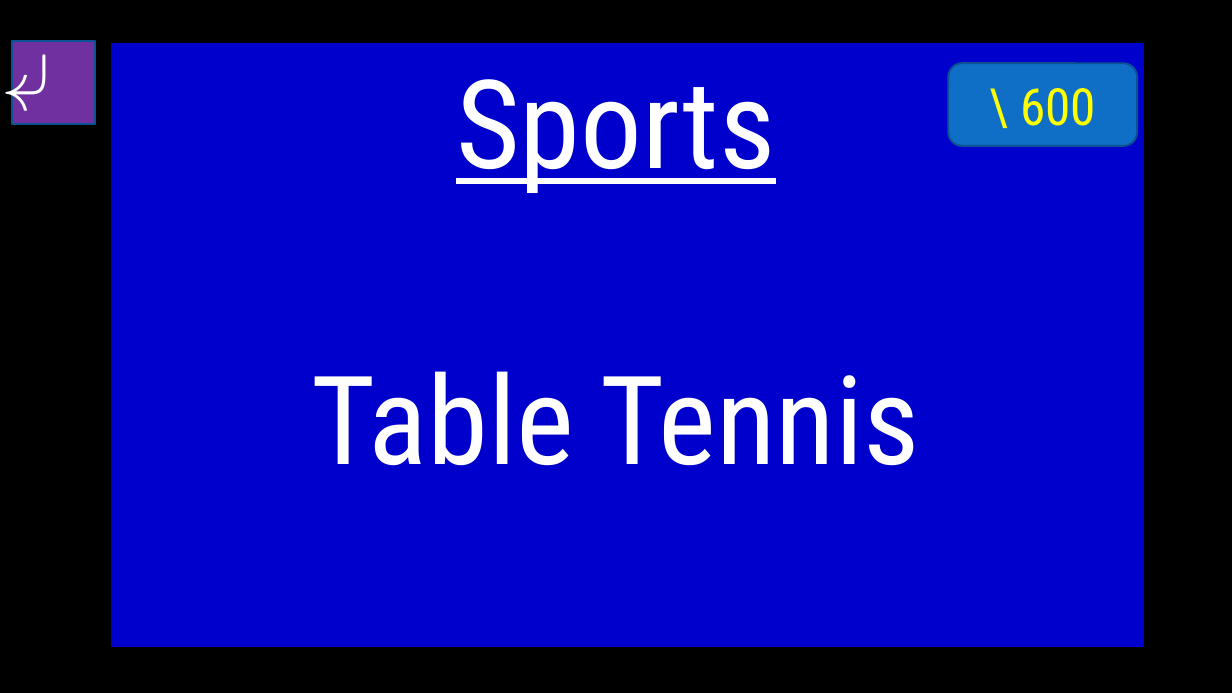
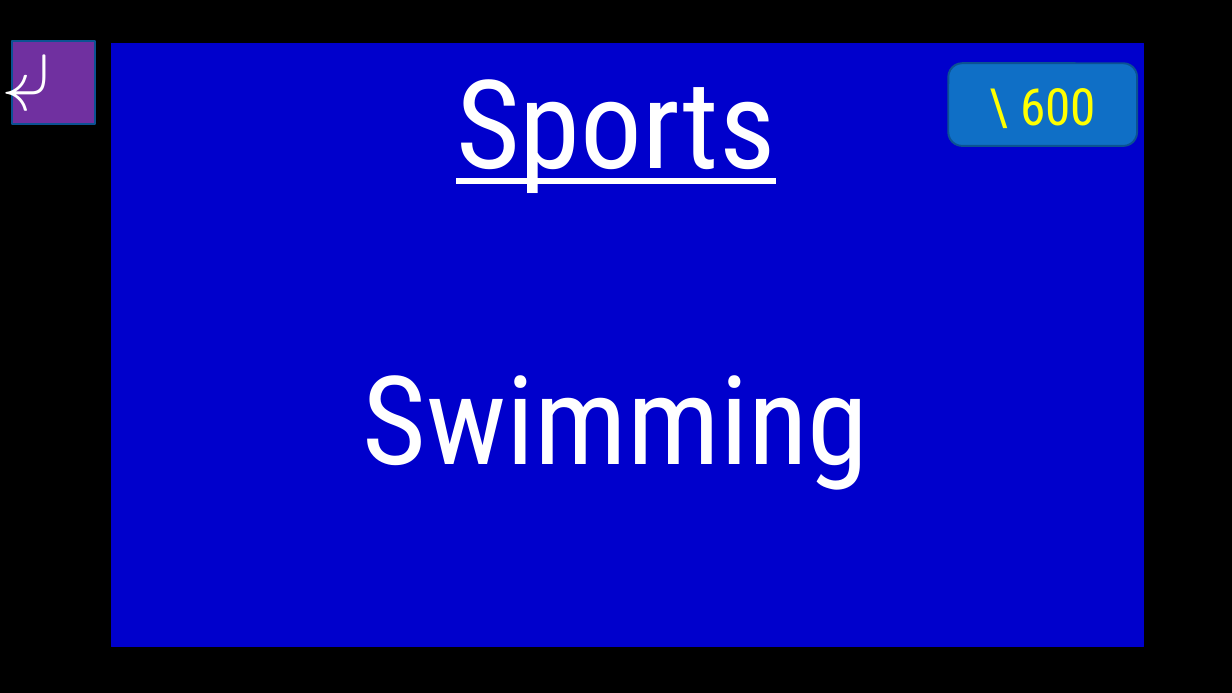
Before and after one commit to Gurichi/ALT_Materials, a slide deck: slide 38 of Jeopardy 5th Grade.pptx. Drawn at 1232x693 pixels with LibreOffice and Linux fonts; fonts in the diff are those of the drawing; background and template pictures are left out. Boxes give left, top, right and bottom in pixels: in the first picture for what was removed or moved away, otherwise in the second. Text is boxed around its words. In the diff, an @@ line names an element or a change of style, - is before the commit and + after.

```diff
--- a/Jeopardy 5th Grade.pptx
+++ b/Jeopardy 5th Grade.pptx
@@ text at (363,375,869,490): text changed @@
-Table Tennis
+Swimming
```
Also in this commit, not shown: 40 other slides changed.
